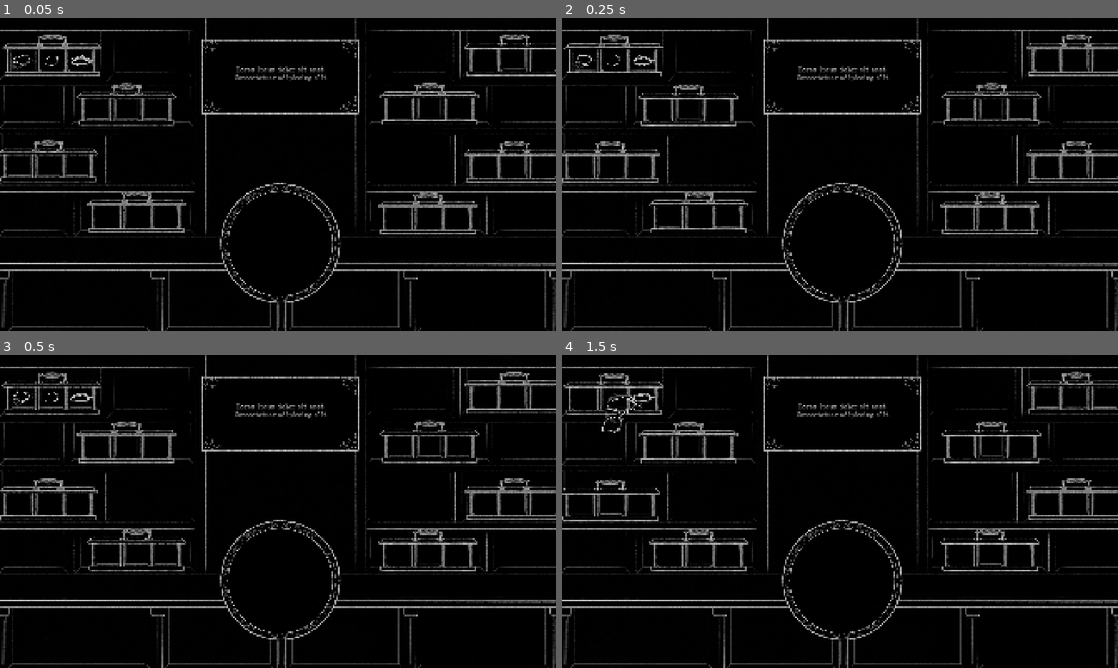
Above: before the commit, frames 1-4 (two rows, left to right).
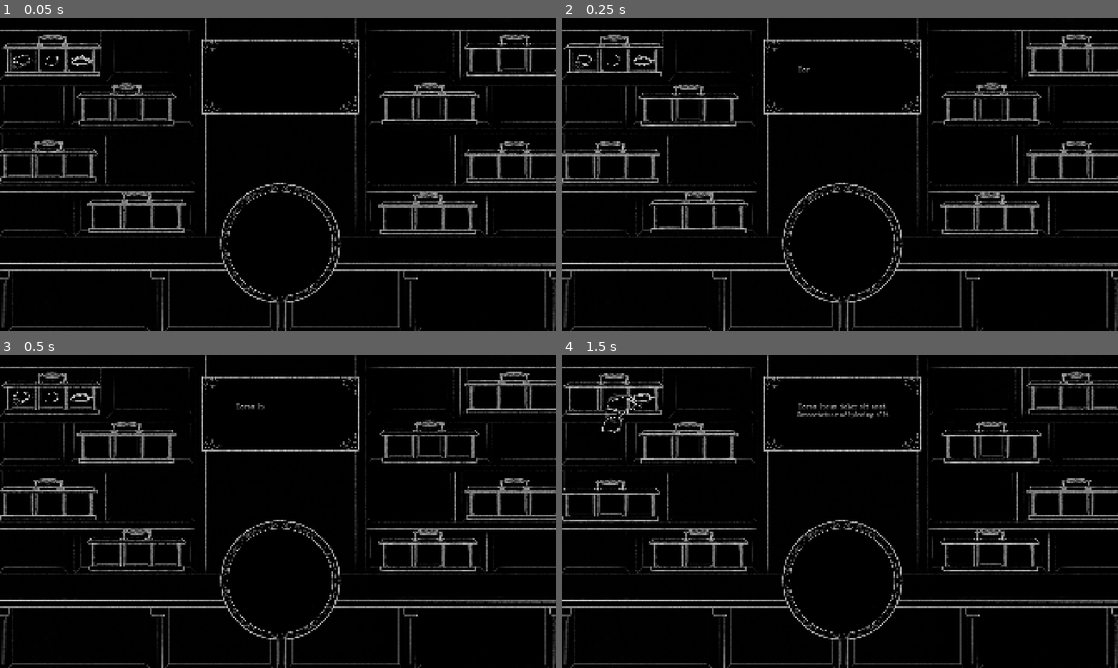
Above: after the commit, the same moments.

Repository: MarkusSecundus/Gamestudies-Experiment
Game: Godot game, scene res://scenes/MainScene.tscn
Two runs of this game, one before a commit and one after it. Both use one fixed random seed, a clock stepped at 60 frames per second and the inputs below. Sound files missing from this copy of the repository are replaced by a short silence.
Inputs (mouse positions are in pixels of both pictures, inside the frame that each line leads up to):
- Up to frame 1 (0.05 s): no input
- Up to frame 2 (0.25 s): no input
- Up to frame 3 (0.5 s): no input
- Up to frame 4 (1.5 s): drag from (584, 398) to (689, 423) at 0.52 s; drag from (612, 398) to (612, 480) at 1.27 s

The runs differ from the first frame. In frame 1, 0.3% of the frame differs, in the area x 42-59%, y 15-21%; in frame 2, 0.3%; in frame 3, 0.3%; in frame 4, nothing differs.

Commit message:
add soundtrack (WIP)

Diff:
--- a/scenes/MainScene.tscn
+++ b/scenes/MainScene.tscn
@@ -833,8 +833,11 @@
 offset_top = 71.0
 offset_right = 1242.0
 offset_bottom = 334.0
-
-[node name="NinePatchRect" type="NinePatchRect" parent="TextBubble"]
+script = ExtResource("28_i7ifx")
+sounds_per_char = Array[AudioStream]([ExtResource("29_kwqb8"), ExtResource("30_y15d6"), ExtResource("31_u55b3"), ExtResource("32_wsqty"), ExtResource("33_oiest")])
+print_on_start = true
+
+[node name="Frame" type="NinePatchRect" parent="TextBubble"]
 layout_mode = 1
 anchors_preset = -1
 anchor_right = 1.667
--- a/scenes/SoundManager.tscn
+++ b/scenes/SoundManager.tscn
@@ -1,7 +1,8 @@
-[gd_scene load_steps=3 format=3 uid="uid://blt81tg7f3baf"]
+[gd_scene load_steps=4 format=3 uid="uid://blt81tg7f3baf"]
 
 [ext_resource type="Script" uid="uid://bjjwnvcm03eos" path="res://scripts/sound/SoundManager.gd" id="1_p1llj"]
 [ext_resource type="Script" uid="uid://b0ata5kuqqdho" path="res://scripts/sound/SoundtrackPart.gd" id="1_rupev"]
+[ext_resource type="AudioStream" uid="uid://daklqr1vmakce" path="res://art/sounds/music/main-track.mp3" id="2_7h8s6"]
 
 [node name="SoundManager" type="Node"]
 script = ExtResource("1_p1llj")
@@ -9,7 +10,11 @@
 [node name="SoundtrackLayers" type="Node" parent="."]
 
 [node name="Layer0" type="AudioStreamPlayer" parent="SoundtrackLayers"]
+stream = ExtResource("2_7h8s6")
+volume_db = -4.793
+autoplay = true
 script = ExtResource("1_rupev")
+decibels = Array[float]([0.0])
 
 [node name="Layer1" type="AudioStreamPlayer" parent="SoundtrackLayers"]
 script = ExtResource("1_rupev")
--- a/scripts/old/PrettyTextBox.gd
+++ b/scripts/old/PrettyTextBox.gd
@@ -7,18 +7,21 @@
 @export var sounds_per_char : Array[AudioStream]
 @export var sound_pitch_range := Vector2(0.8, 0.9)
 
+@export var print_on_start : bool = false
+@export var is_skippable: bool = true
+
 @onready var _lbl : RichTextLabel = $Label
 
 func _ready() -> void:
-	print("ready question box")
-	pass#print_text(_lbl.text)
+	if print_on_start: print_text(_lbl.text)
 
 func _input(event: InputEvent) -> void:
-	if false and event.is_action_pressed("SkipDialog"):
+	if is_skippable and event.is_action_pressed("SkipDialog"):
 		finish_printing_immediately()
 
 var _tw : Tween = null
 var _on_finished : Callable
+signal on_printing_finished()
 
 func is_printing_in_progress()->bool:
 	return _tw and _tw.is_running()
@@ -29,18 +32,29 @@
 			_tw = null
 			_lbl.visible_characters = -1
 			if _on_finished: _on_finished.call()
+			on_printing_finished.emit()
 
-func print_text(text:String, on_finished : Callable = Callable())->void:
+func print_text(text:String, on_finished : Callable = Callable(), start_character_count: int = 0)->void:
+	if is_printing_in_progress():
+		ErrorUtils.report_error("Printing new text while printing process is still running (old: '{0}', new: '{1}')".format([_lbl.text, text]))
+		finish_printing_immediately()
 	_lbl.text = text
-	_lbl.visible_characters = 0
+	_lbl.visible_characters = start_character_count
 	var total_chars := _lbl.get_total_character_count()
-	if _tw and _tw.is_running(): _tw.stop()
+	if start_character_count > total_chars:
+		ErrorUtils.report_error("Requesting start_character_count={0} when there are only {1} chars to print (text: '{2}')".format([start_character_count, total_chars, text]))
 	_on_finished = on_finished
 	_tw = create_tween()
 	_tw.tween_method(func(i: int):
 		_lbl.visible_characters = i
 		if randf() < char_sound_chance:
 			SoundManager.PlaySound(sounds_per_char.pick_random(), randf_range(sound_pitch_range.x, sound_pitch_range.y))
-		if i == total_chars and _on_finished:
-			_on_finished.call()
-	, 0, total_chars, total_chars * seconds_per_char)
+		if i == total_chars:
+			if _on_finished: _on_finished.call()
+			on_printing_finished.emit()
+	, start_character_count, total_chars, (total_chars-start_character_count) * seconds_per_char)
+
+func append_text(to_append: String, on_finished: Callable = Callable())->void:
+	var new_text :String = _lbl.text + to_append
+	var start_character_count :int = _lbl.get_total_character_count()
+	print_text(new_text, on_finished, start_character_count)
Not shown, added: art/sounds/music/main-track.mp3.import
Not shown, added: art/sounds/music/main-track.mp3
Not shown, added: art/sounds/music/main-track.mscz
